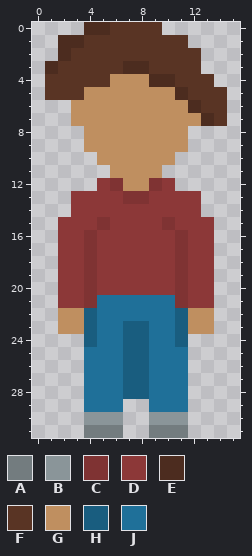
One commit to this pixel-art sprite: Sprites/player.png. Above is the file before it was changed.
The file is 16x32 pixels.
Palette (. is transparent): A #737c7f  B #8a9599  C #7f3333  D #8c3838  E #4c2c1f  F #593424  G #bf8f60  H #195d7f  J #1f7099
Now the later version:
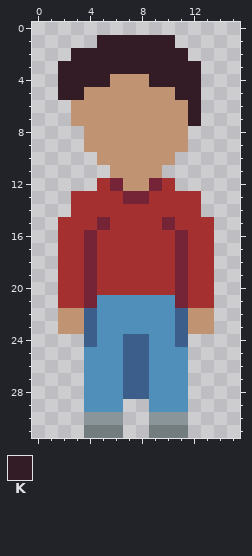
Colours new in this view: K #341c27
Change:
{"colour":"C","old":"#7f3333","new":"#752438"}
{"colour":"D","old":"#8c3838","new":"#a53030"}
{"colour":"G","old":"#bf8f60","new":"#c09473"}
{"colour":"H","old":"#195d7f","new":"#3c5e8b"}
{"colour":"J","old":"#1f7099","new":"#4f8fba"}
{"y":0,"x":4,"old":"EEFFFF","new":"......"}
{"y":1,"x":2,"old":"EEFFFFFFFF","new":"...KKKKKK."}
{"y":2,"x":2,"old":"EFFFFFFFFFF","new":".KKKKKKKKK."}
{"y":3,"x":1,"old":"EFFFFFEEFFFF","new":".KKKKKKKKKKK"}
{"y":4,"x":1,"old":"FFFFF","new":".KKKK"}
{"y":4,"x":9,"old":"EEFFF","new":"KKKK."}
{"y":5,"x":1,"old":"FFF","new":".KK"}
{"y":5,"x":11,"old":"EFFF","new":"KK.."}
{"y":6,"x":12,"old":"EFF","new":"K.."}
{"y":7,"x":12,"old":"GEF","new":"K.."}
{"y":23,"x":7,"old":"HH","new":"JJ"}
